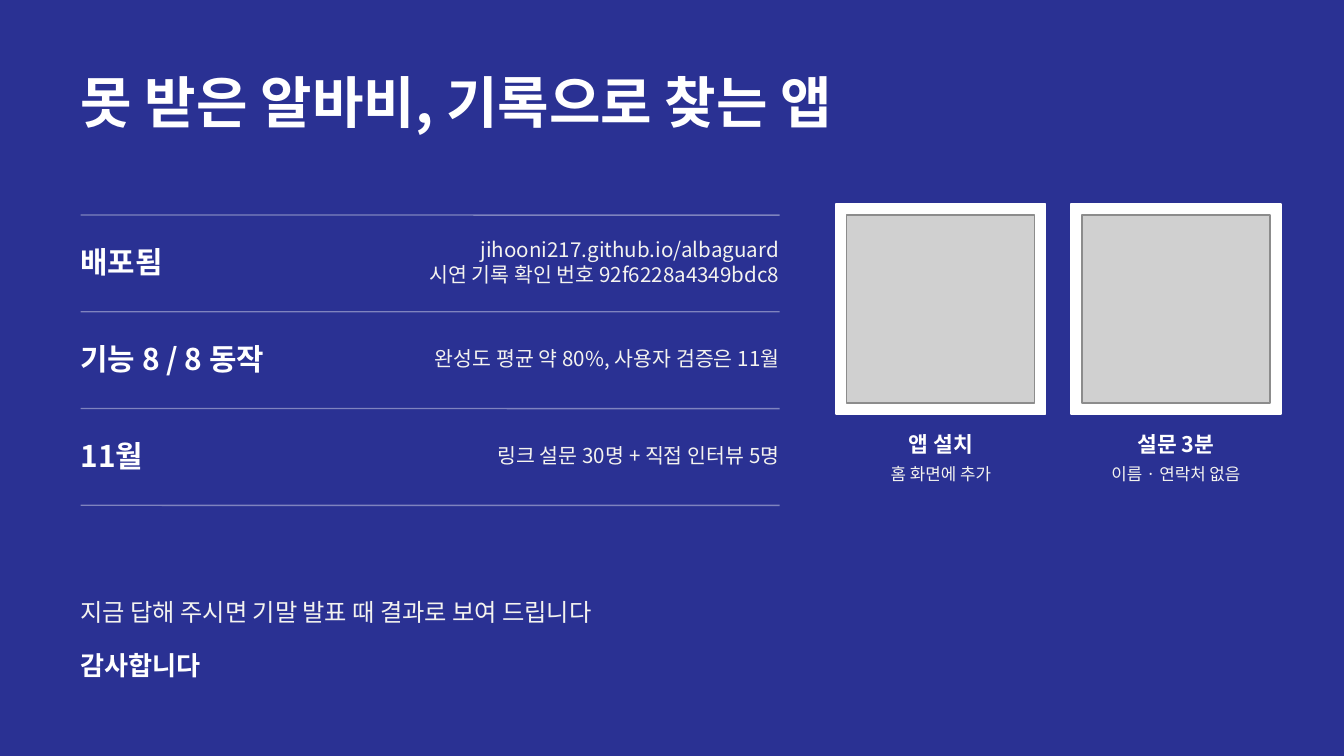
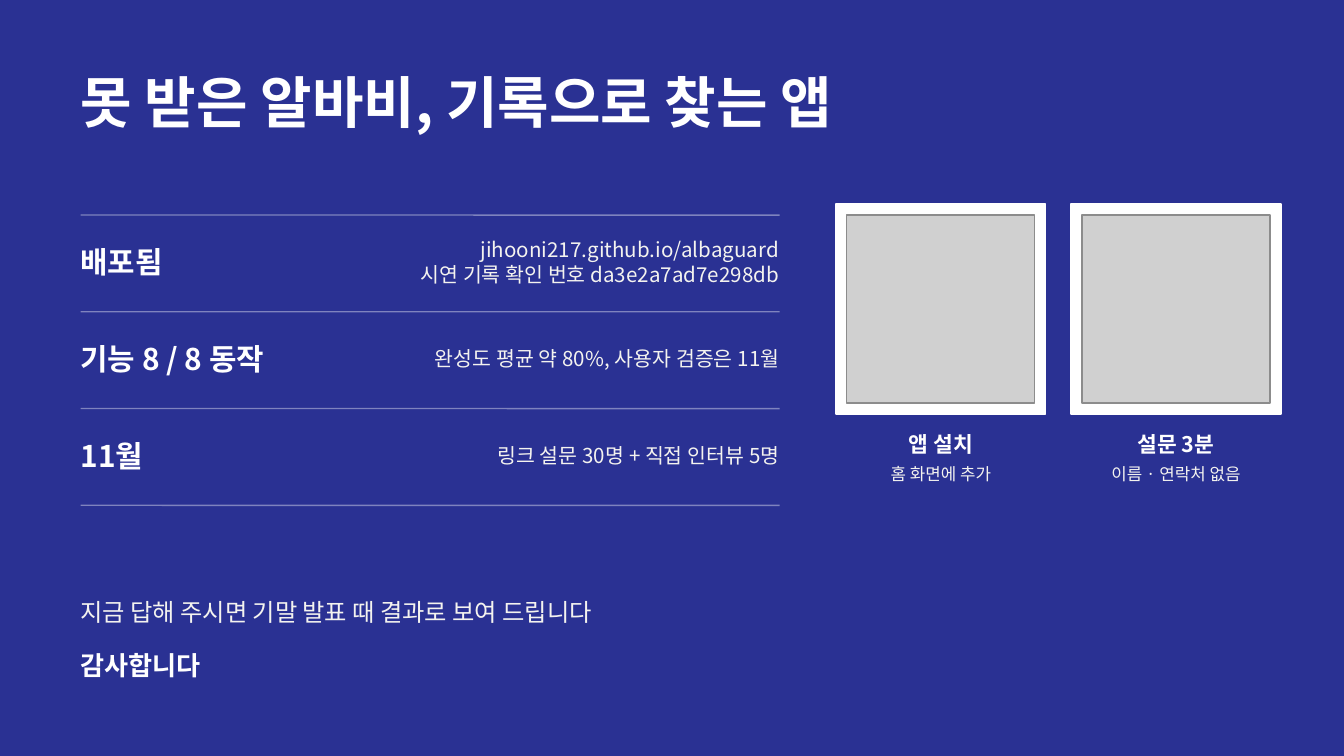
Before and after one commit to jihooni217/albaguard, a slide deck: slide 19 of docs/06_중간발표_PPT.pptx. Drawn at 1344x756 pixels with LibreOffice and Linux fonts; fonts in the diff are those of the drawing; grey boxes stand for pictures. Boxes give left, top, right and bottom in pixels: in the first picture for what was removed or moved away, otherwise in the second. Text is boxed around its words. In the diff, an @@ line names an element or a change of style, - is before the commit and + after.

```diff
--- a/docs/06_중간발표_PPT.pptx
+++ b/docs/06_중간발표_PPT.pptx
@@ text at <box>421,265,779,284</box>: text changed @@
-시연 기록 확인 번호 92f6228a4349bdc8
+시연 기록 확인 번호 da3e2a7ad7e298db
```
Also in this commit, not shown: 4 other slides changed, 6 other files.
